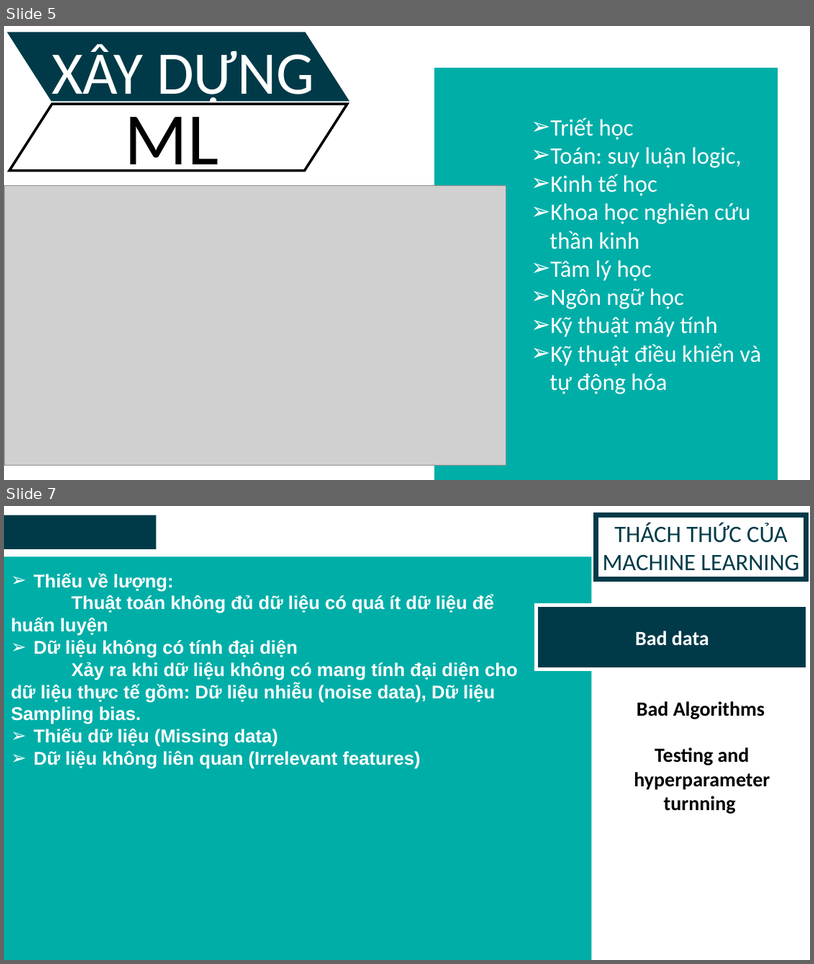
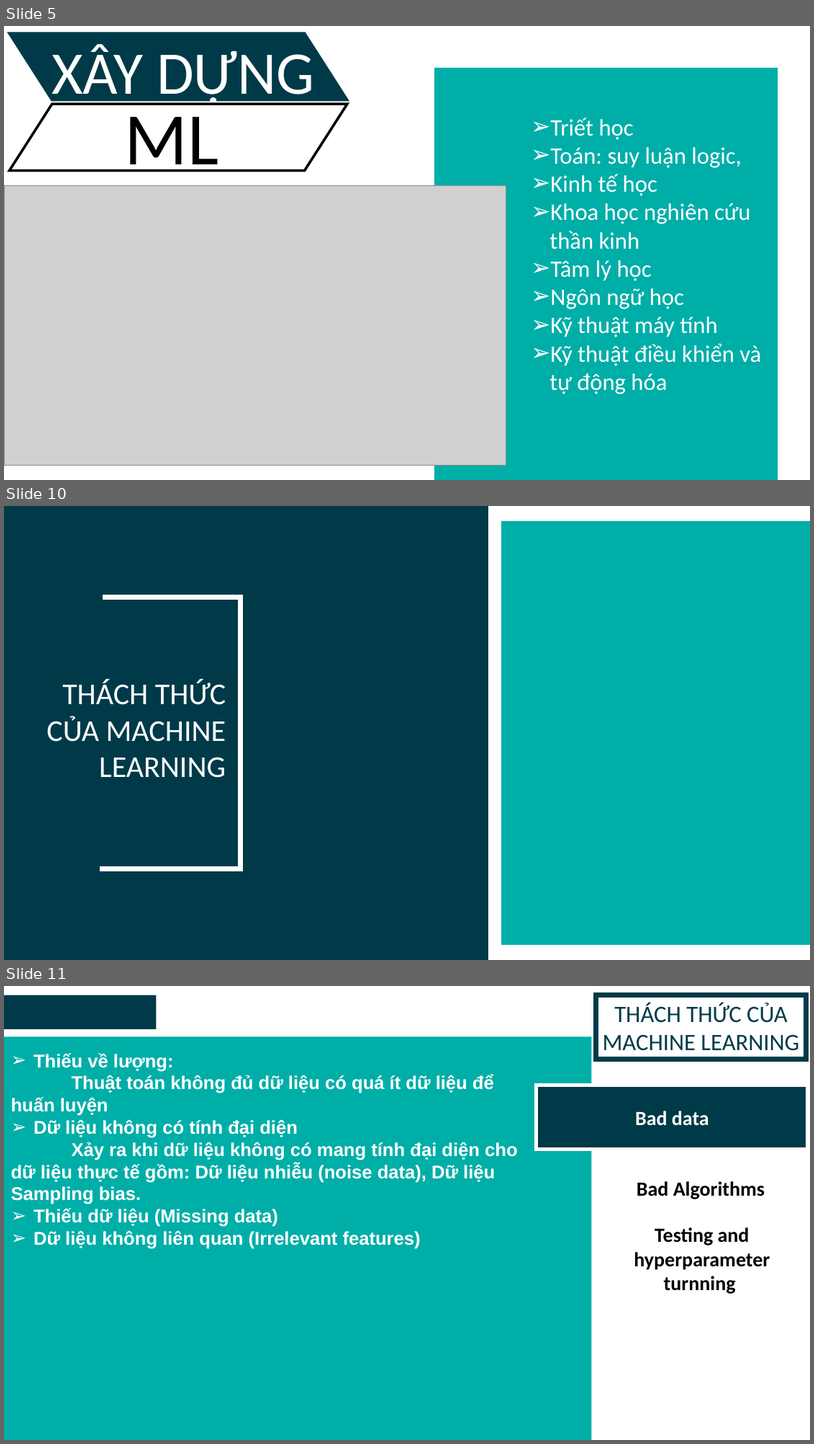
Before and after one commit to leecuongv/RealtimeMaskDetection, a slide deck: Nhom3_BaoCaoCuoiKy.pptx. Shown one above the other, each under a label of ours: slides 5 and 7 before the commit, slides 5, 10 and 11 after it; the slides between them are not shown. The pictures are 814x964 and 814x1444 pixels, drawn with LibreOffice and Linux fonts; fonts in the diff are those of the drawing; grey boxes stand for pictures. Boxes give left, top, right and bottom in pixels: in the first picture for what was removed or moved away, otherwise in the second. Text is boxed around its words. In the diff, an @@ line names an element or a change of style, - is before the commit and + after.

```diff
--- a/Nhom3_BaoCaoCuoiKy.pptx
+++ b/Nhom3_BaoCaoCuoiKy.pptx
@@ slide 10 added at (4, 506, 810, 960), background #FFFFFF @@
@@ rectangle added at (4, 506, 489, 960), fill #003A48 @@
@@ rectangle added at (4, 521, 246, 938), fill #003A48 @@
@@ rectangle added at (502, 521, 810, 944), fill #00AEA8 @@
@@ freeform shape added at (100, 597, 241, 868), outline #FFFFFF 6 pt @@
@@ text added at (46, 680, 226, 777), 36 pt, text #FFFFFF @@
+THÁCH THỨC CỦA MACHINE LEARNING
@@ what was slide 7 is now slide 11 @@
```
Also in this commit, not shown: 3 slides changed, 13 other slides added, 2 other files.
